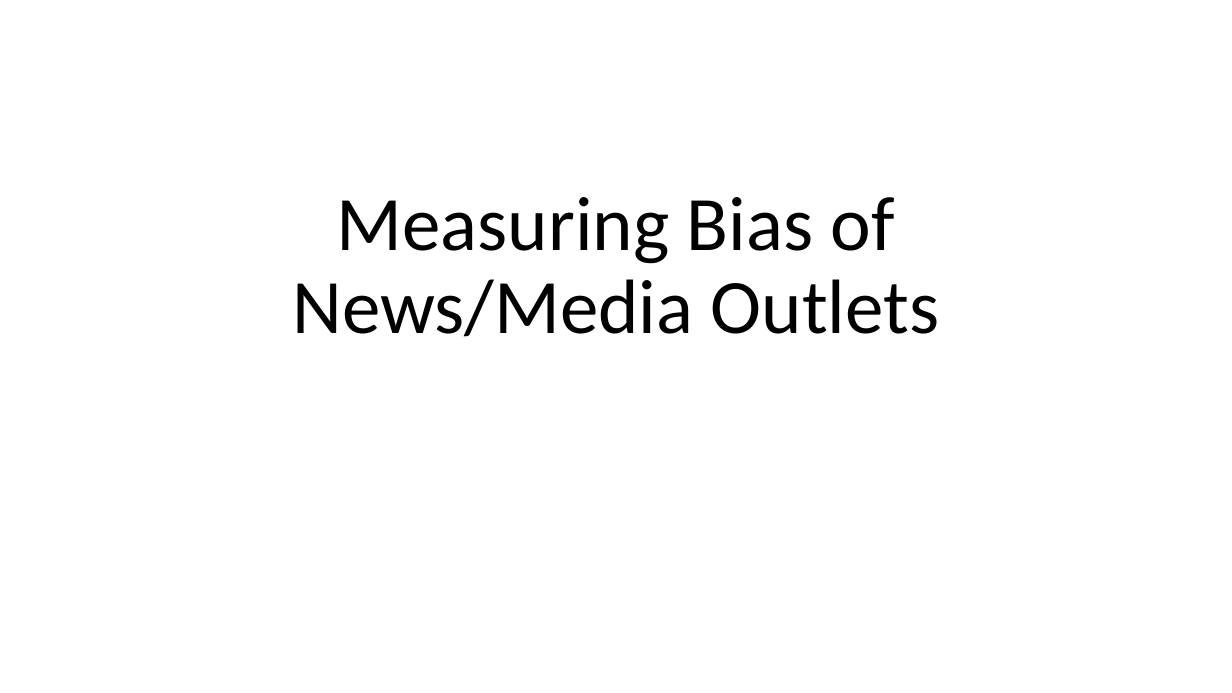
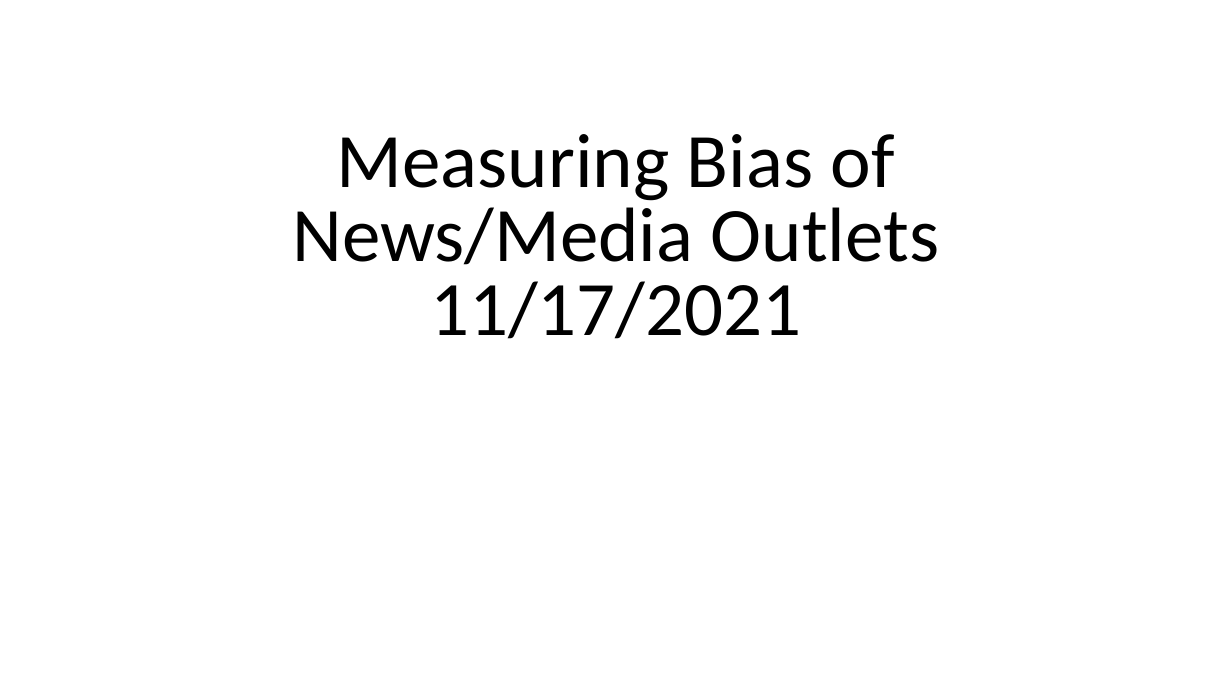
Before and after one commit to HussamHallak/PhD-Dissertation-Files, a slide deck: slide 1 of Proposed-Research-Questions/Measuring Bias of News Outlets.odp. Drawn at 1232x693 pixels with LibreOffice and Linux fonts; fonts in the diff are those of the drawing. Boxes give left, top, right and bottom in pixels: in the first picture for what was removed or moved away, otherwise in the second. Text is boxed around its words. In the diff, an @@ line names an element or a change of style, - is before the commit and + after.

```diff
--- a/Proposed-Research-Questions/Measuring Bias of News Outlets.odp
+++ b/Proposed-Research-Questions/Measuring Bias of News Outlets.odp
@@ title at bbox=[292, 134, 939, 339]: text changed @@
-Measuring Bias of News/Media Outlets
+Measuring Bias of News/Media Outlets
+11/17/2021
```
Also in this commit, not shown: 4 slides added, 1 other file.
